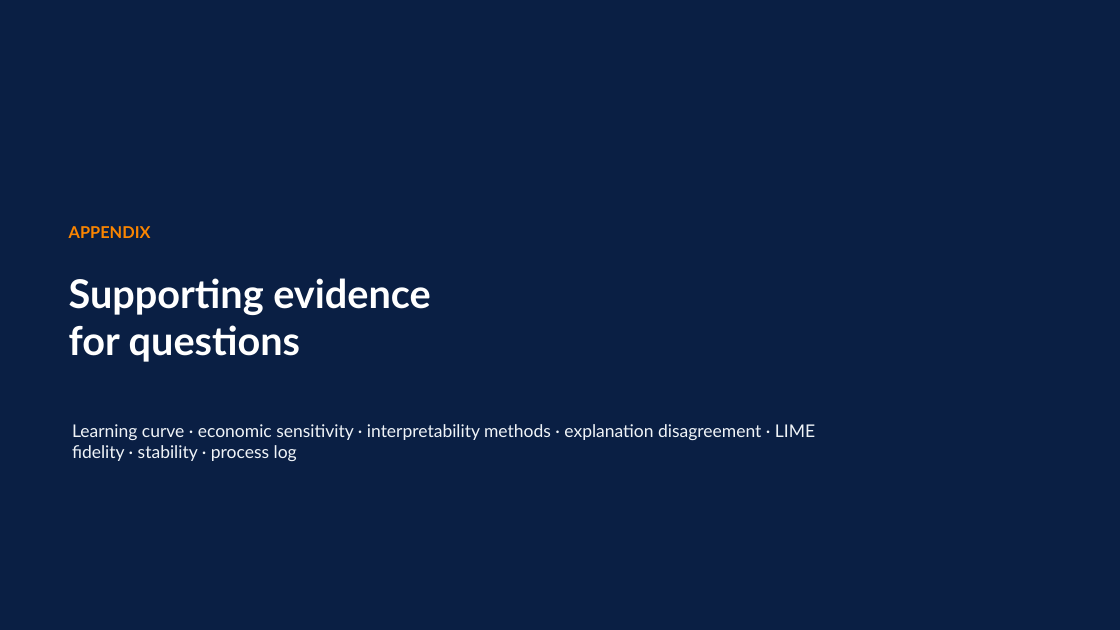
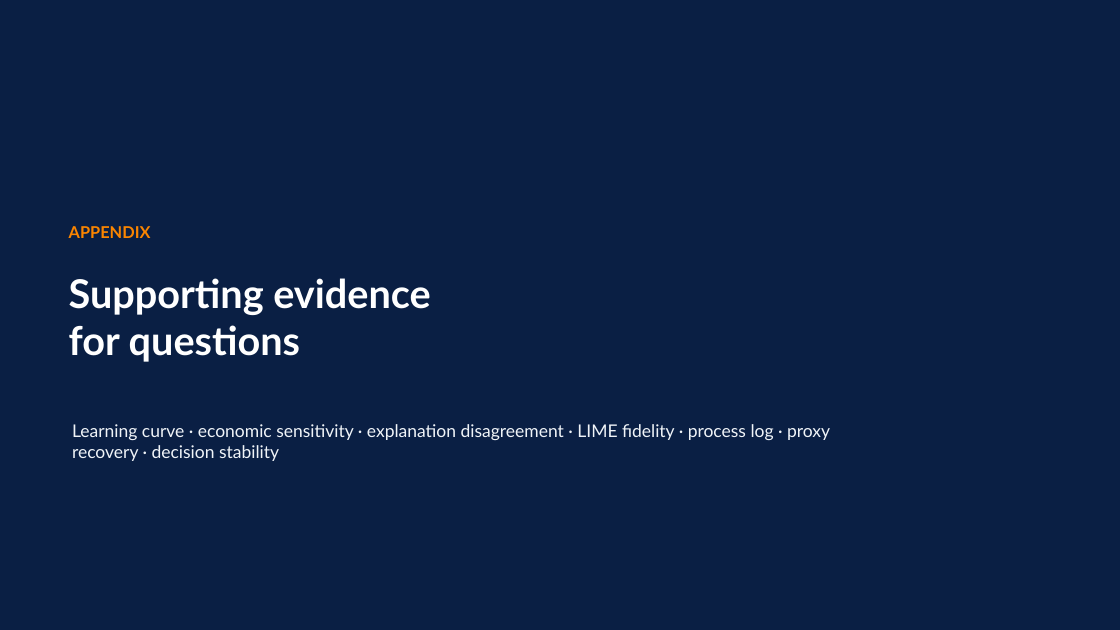
Before and after one commit to RyanBalech/recidivism-forecasting-analysis, a slide deck: slide 16 of reports/ISAF_Recidivism_Presentation.pptx (slide 14 before the commit). Drawn at 1120x630 pixels with LibreOffice and Linux fonts; fonts in the diff are those of the drawing. Boxes give left, top, right and bottom in pixels: in the first picture for what was removed or moved away, otherwise in the second. Text is boxed around its words. In the diff, an @@ line names an element or a change of style, - is before the commit and + after.

```diff
--- a/reports/ISAF_Recidivism_Presentation.pptx
+++ b/reports/ISAF_Recidivism_Presentation.pptx
@@ text at bbox=[72, 424, 830, 461]: text changed @@
-Learning curve · economic sensitivity · interpretability methods · explanation disagreement · LIME fidelity · stability · process log
+Learning curve · economic sensitivity · explanation disagreement · LIME fidelity · process log · proxy recovery · decision stability
```
Also in this commit, not shown: 13 other slides changed, 1 slide added, 1 slide removed, 3 other files.
